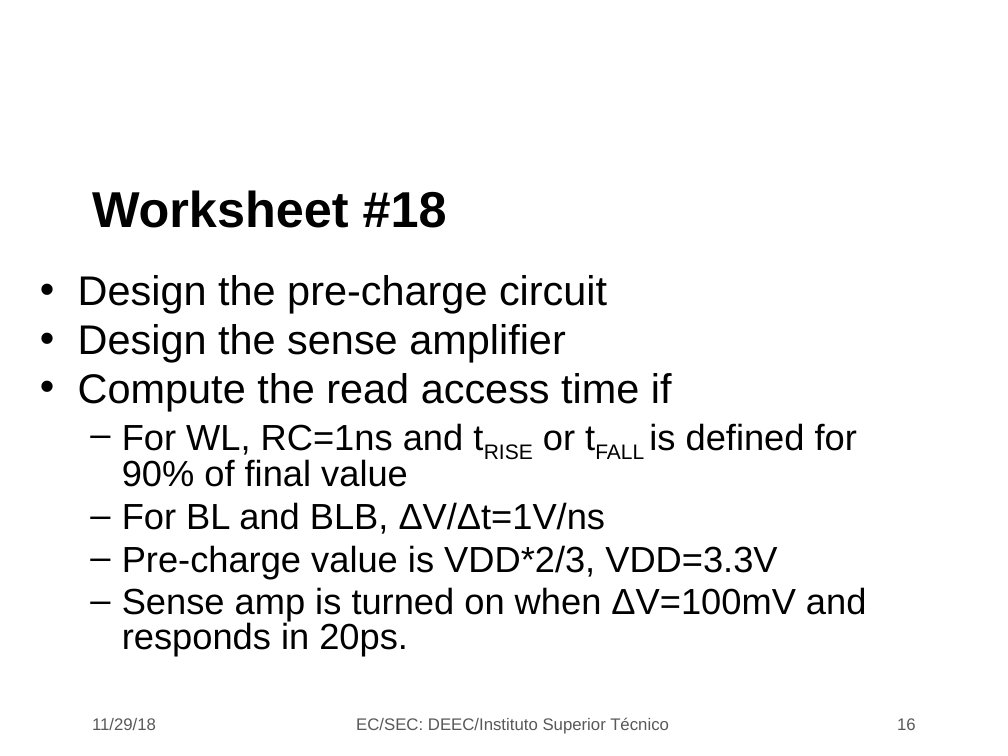
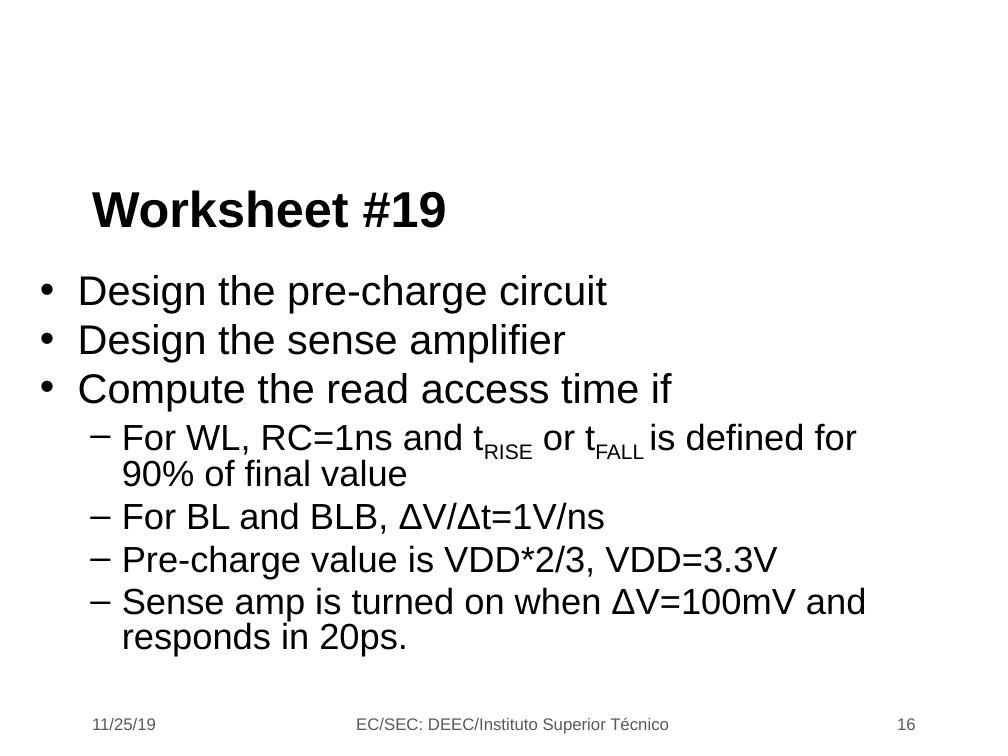
Before and after one commit to jjts/ist-sec, a slide deck: slide 16 of lectures/l19_sram/l19.odp. Drawn at 1008x756 pixels with LibreOffice and Linux fonts; fonts in the diff are those of the drawing; background and template pictures are left out. Boxes give left, top, right and bottom in pixels: in the first picture for what was removed or moved away, otherwise in the second. Text is boxed around its words. In the diff, an @@ line names an element or a change of style, - is before the commit and + after.

Commit message:
update lecture 19

```diff
--- a/lectures/l19_sram/l19.odp
+++ b/lectures/l19_sram/l19.odp
@@ title at (92, 190, 447, 228): text changed @@
-Worksheet #18
+Worksheet #19
@@ text at (92, 718, 156, 730): text changed @@
-11/29/18
+11/25/19
```
Also in this commit, not shown: 15 other slides changed.
